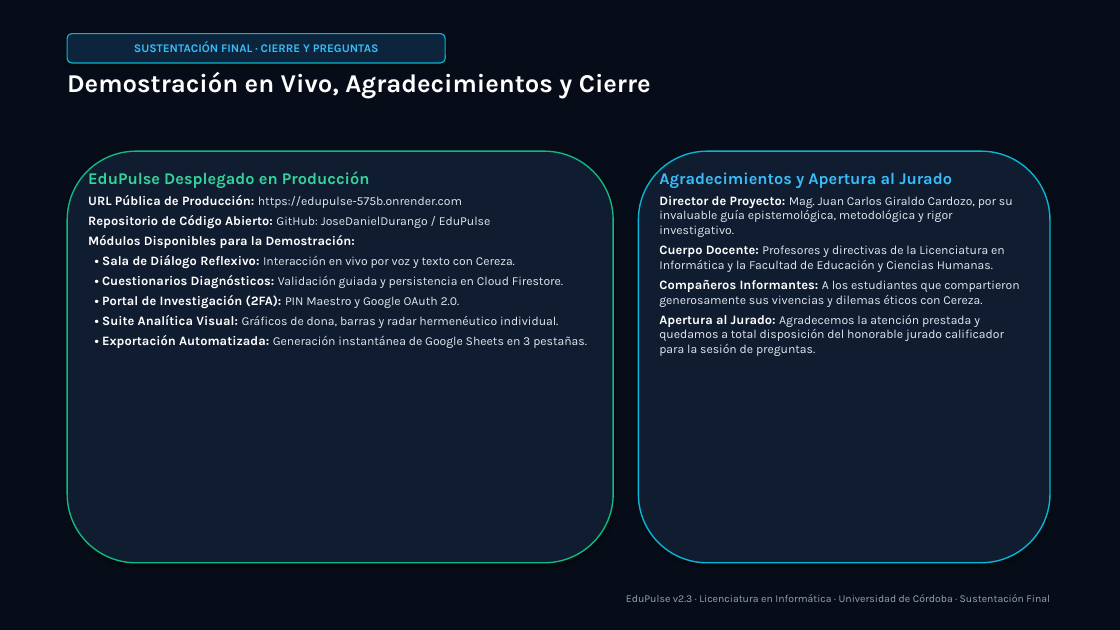
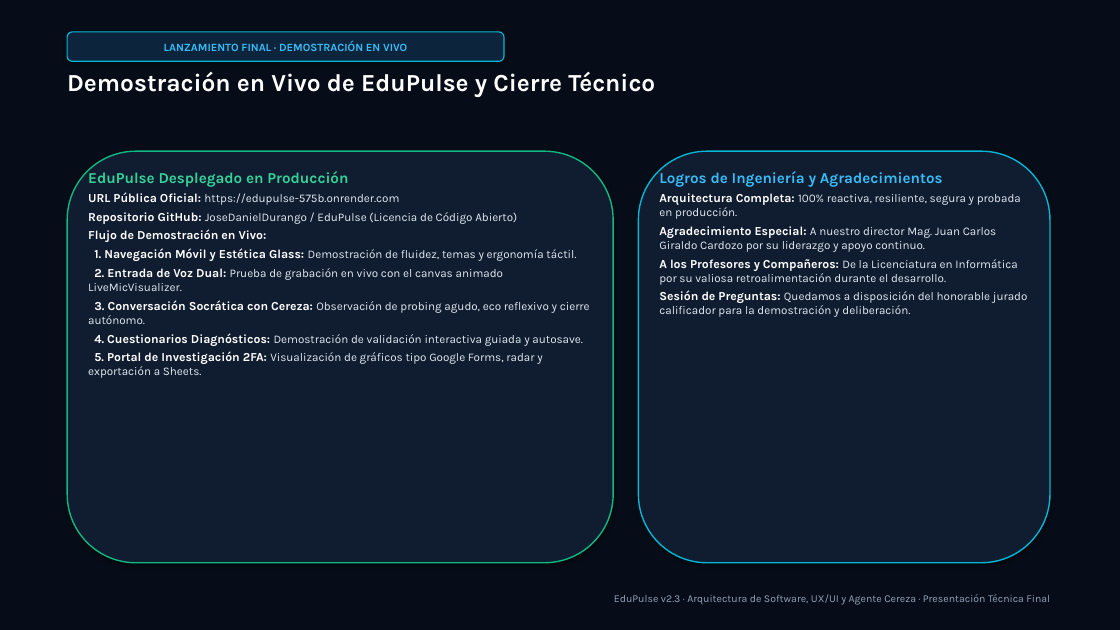
Before and after one commit to JoseDanielDurango/EduPulse, a slide deck: slide 14 of EduPulse_Sustentacion_Final.pptx. Drawn at 1120x630 pixels with LibreOffice and Linux fonts; fonts in the diff are those of the drawing. Boxes give left, top, right and bottom in pixels: in the first picture for what was removed or moved away, otherwise in the second. Text is boxed around its words. In the diff, an @@ line names an element or a change of style, - is before the commit and + after.

Commit message:
feat(presentation): finalize 14-slide technical defense on web engineering, UI/UX, and Cereza agent

```diff
--- a/EduPulse_Sustentacion_Final.pptx
+++ b/EduPulse_Sustentacion_Final.pptx
@@ rounded rectangle "LANZAMIENTO FINAL · DEMOSTRACIÓN EN ...": place and size @@
-rounded rectangle "LANZAMIENTO FINAL · DEMOSTRACIÓN EN ..." at <box>67,34,445,63</box>
+rounded rectangle "LANZAMIENTO FINAL · DEMOSTRACIÓN EN ..." at <box>67,32,504,61</box>
@@ text in rounded rectangle at <box>164,41,407,51</box>: text changed; size 10 to 9.5 pt @@
-SUSTENTACIÓN FINAL · CIERRE Y PREGUNTAS
+LANZAMIENTO FINAL · DEMOSTRACIÓN EN VIVO
@@ text at <box>67,72,655,97</box>: text changed; size 22 to 21 pt @@
-Demostración en Vivo, Agradecimientos y Cierre
+Demostración en Vivo de EduPulse y Cierre Técnico
@@ text at <box>88,169,348,187</box>: size 14 to 13 pt in "EduPulse Desplegado en Producción" @@
@@ text at <box>659,169,1028,317</box>: text changed; size 10.5 to 10 pt @@
-Agradecimientos y Apertura al Jurado
-Director de Proyecto: Mag. Juan Carlos Giraldo Cardozo, por su invaluable guía epistemológica, metodológica y rigor investigativo.
-Cuerpo Docente: Profesores y directivas de la Licenciatura en Informática y la Facultad de Educación y Ciencias Humanas.
-Compañeros Informantes: A los estudiantes que compartieron generosamente sus vivencias y dilemas éticos con Cereza.
-Apertura al Jurado: Agradecemos la atención prestada y quedamos a total disposición del honorable jurado calificador para la sesión de preguntas.
+Logros de Ingeniería y Agradecimientos
+Arquitectura Completa: 100% reactiva, resiliente, segura y probada en producción.
+Agradecimiento Especial: A nuestro director Mag. Juan Carlos Giraldo Cardozo por su liderazgo y apoyo continuo.
+A los Profesores y Compañeros: De la Licenciatura en Informática por su valiosa retroalimentación durante el desarrollo.
+Sesión de Preguntas: Quedamos a disposición del honorable jurado calificador para la demostración y deliberación.
@@ text at <box>88,192,590,378</box>: text changed; size 10.5 to 10 pt @@
-URL Pública de Producción: https://edupulse-575b.onrender.com
-Repositorio de Código Abierto: GitHub: JoseDanielDurango / EduPulse
-Módulos Disponibles para la Demostración:
-• Sala de Diálogo Reflexivo: Interacción en vivo por voz y texto con Cereza.
-• Cuestionarios Diagnósticos: Validación guiada y persistencia en Cloud Firestore.
-• Portal de Investigación (2FA): PIN Maestro y Google OAuth 2.0.
-• Suite Analítica Visual: Gráficos de dona, barras y radar hermenéutico individual.
-• Exportación Automatizada: Generación instantánea de Google Sheets en 3 pestañas.
+URL Pública Oficial: https://edupulse-575b.onrender.com
+Repositorio GitHub: JoseDanielDurango / EduPulse (Licencia de Código Abierto)
+Flujo de Demostración en Vivo:
+1. Navegación Móvil y Estética Glass: Demostración de fluidez, temas y ergonomía táctil.
+2. Entrada de Voz Dual: Prueba de grabación en vivo con el canvas animado LiveMicVisualizer.
+3. Conversación Socrática con Cereza: Observación de probing agudo, eco reflexivo y cierre autónomo.
+4. Cuestionarios Diagnósticos: Demostración de validación interactiva guiada y autosave.
+5. Portal de Investigación 2FA: Visualización de gráficos tipo Google Forms, radar y exportación a Sheets.
@@ text at <box>614,594,1050,605</box>: text changed @@
-EduPulse v2.3 · Licenciatura en Informática · Universidad de Córdoba · Sustentación Final
+EduPulse v2.3 · Arquitectura de Software, UX/UI y Agente Cereza · Presentación Técnica Final
```
Also in this commit, not shown: 6 other slides changed, 7 slides added, 7 slides removed, 3 other files.
